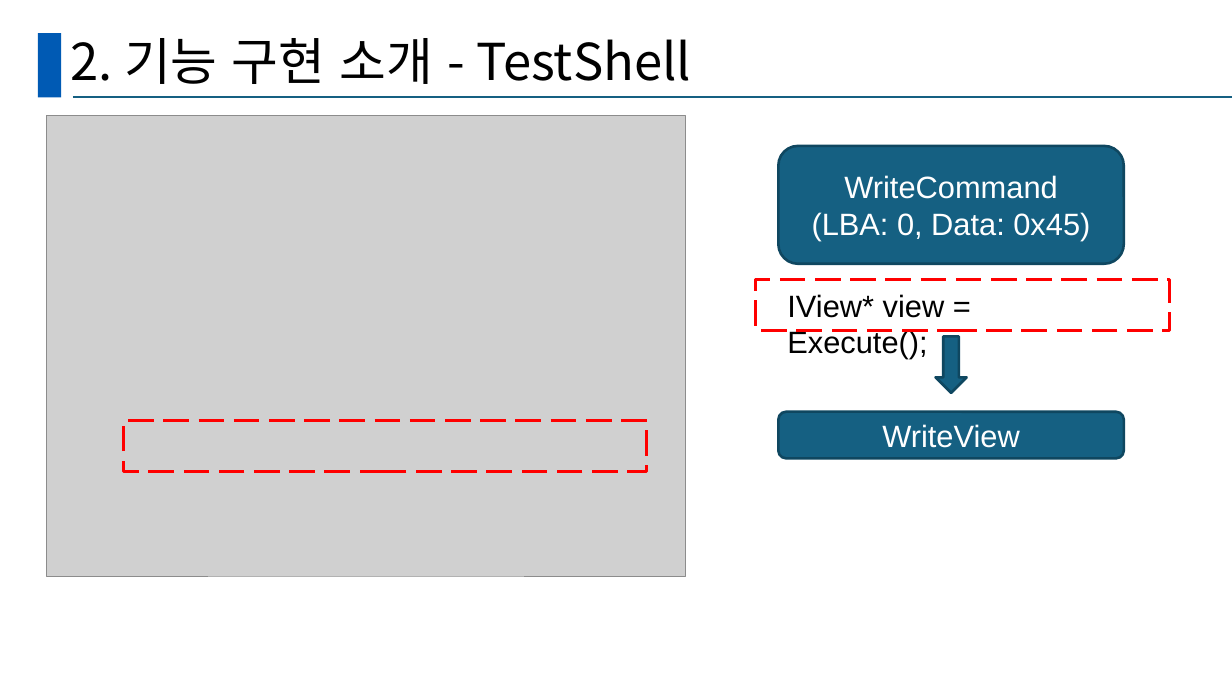
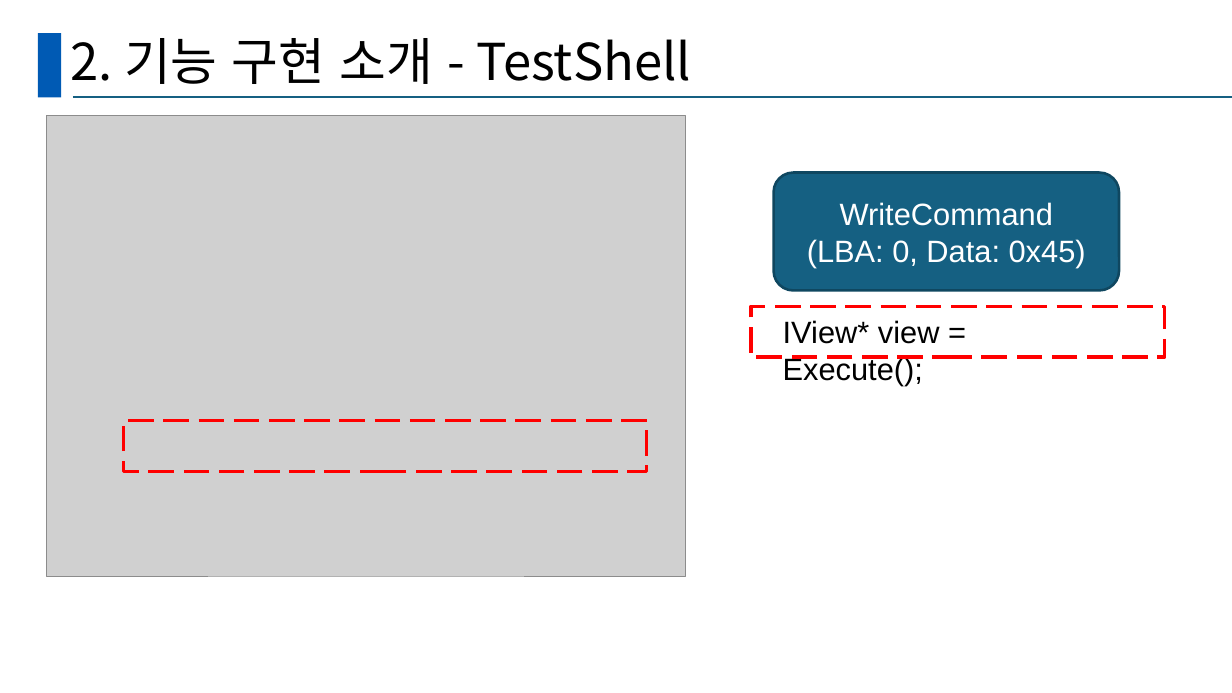
Before and after one commit to GanghyunLee/deep-dive-ssd, a slide deck: slide 22 of D조_DeepDive.pptx (slide 12 before the commit). Drawn at 1232x693 pixels with LibreOffice and Linux fonts; fonts in the diff are those of the drawing; grey boxes stand for pictures. Boxes give left, top, right and bottom in pixels: in the first picture for what was removed or moved away, otherwise in the second. Text is boxed around its words. In the diff, an @@ line names an element or a change of style, - is before the commit and + after.

```diff
--- a/D조_DeepDive.pptx
+++ b/D조_DeepDive.pptx
@@ 1 rounded rectangle, 1 text, 1 rectangle moved together from (x1=756, y1=146, x2=1170, y2=359) to (x1=751, y1=173, x2=1165, y2=386) @@
@@ down arrow removed at (x1=935, y1=336, x2=967, y2=393) @@
@@ rounded rectangle removed at (x1=778, y1=412, x2=1124, y2=458) @@
-WriteView
```
Also in this commit, not shown: 7 other slides changed, 38 slides added.
